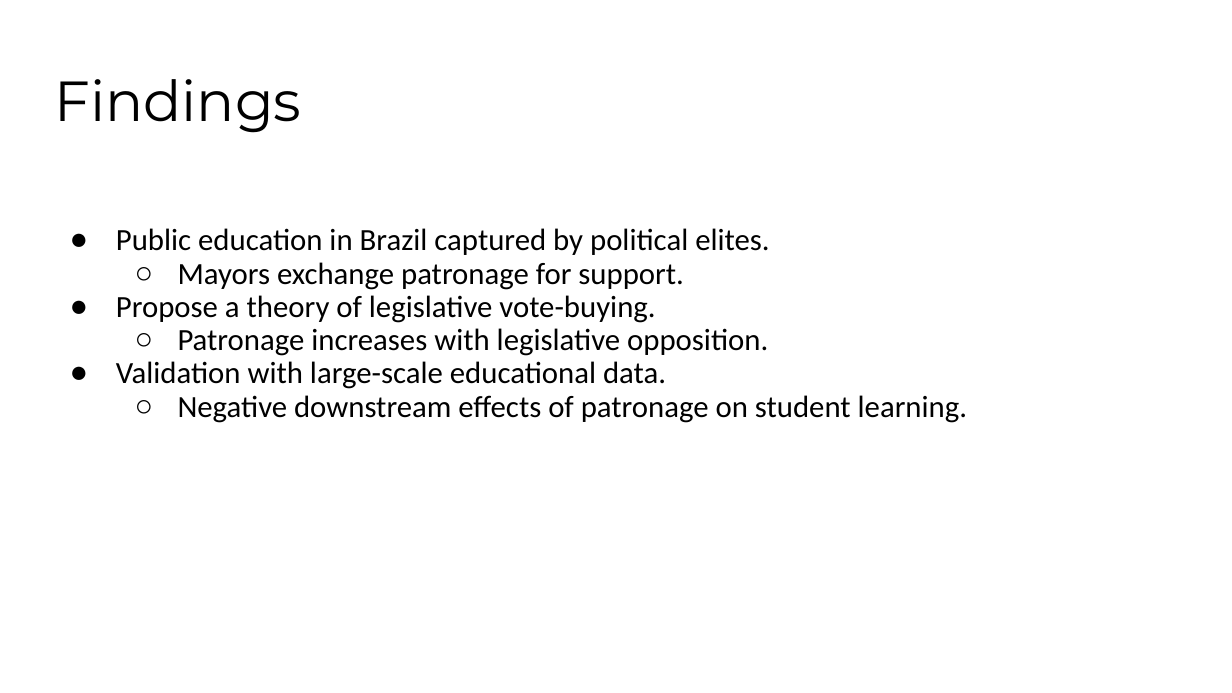
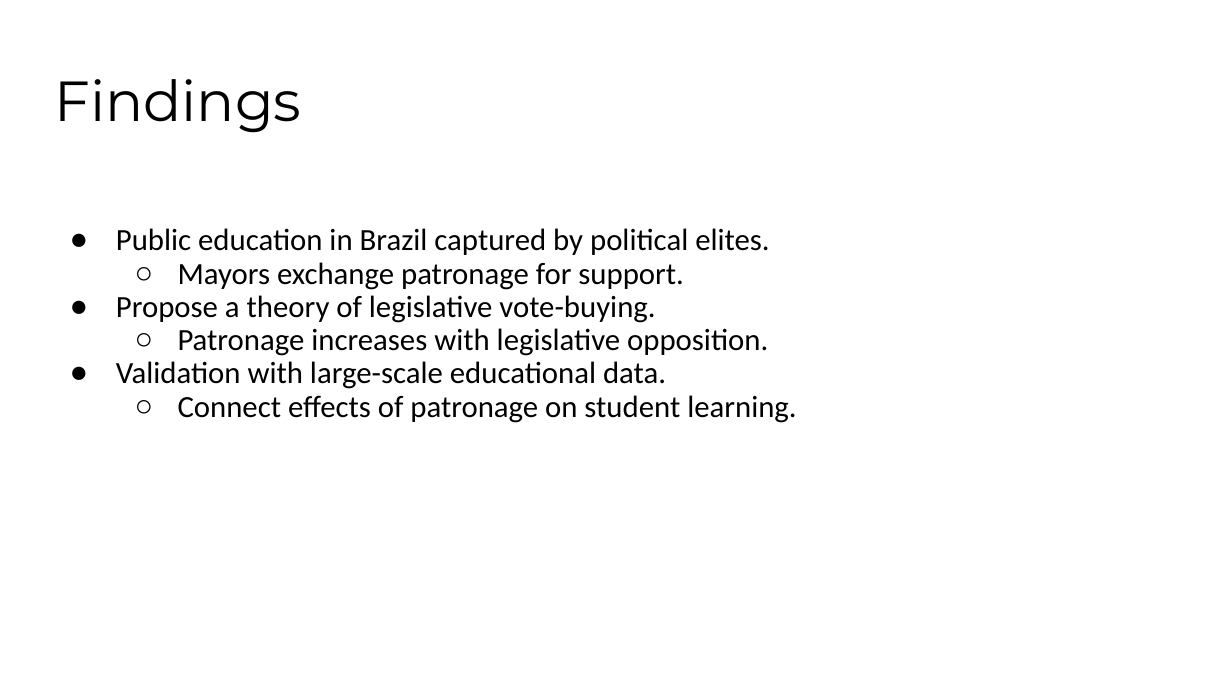
Before and after one commit to galileukim/patronage-education, a slide deck: slide 6 of presentation/2020_presentation_patronage_brazil_lab.pptx. Drawn at 1232x693 pixels with LibreOffice and Linux fonts; fonts in the diff are those of the drawing. Boxes give left, top, right and bottom in pixels: in the first picture for what was removed or moved away, otherwise in the second. Text is boxed around its words. In the diff, an @@ line names an element or a change of style, - is before the commit and + after.

```diff
--- a/presentation/2020_presentation_patronage_brazil_lab.pptx
+++ b/presentation/2020_presentation_patronage_brazil_lab.pptx
@@ text at <box>178,395,796,423</box>: text changed @@
-  ○ Negative downstream effects of patronage on student learning.
+  ○ Connect effects of patronage on student learning.
```
Also in this commit, not shown: 7 other slides changed, 4 slides added, 2 slides removed, 2 other files.
